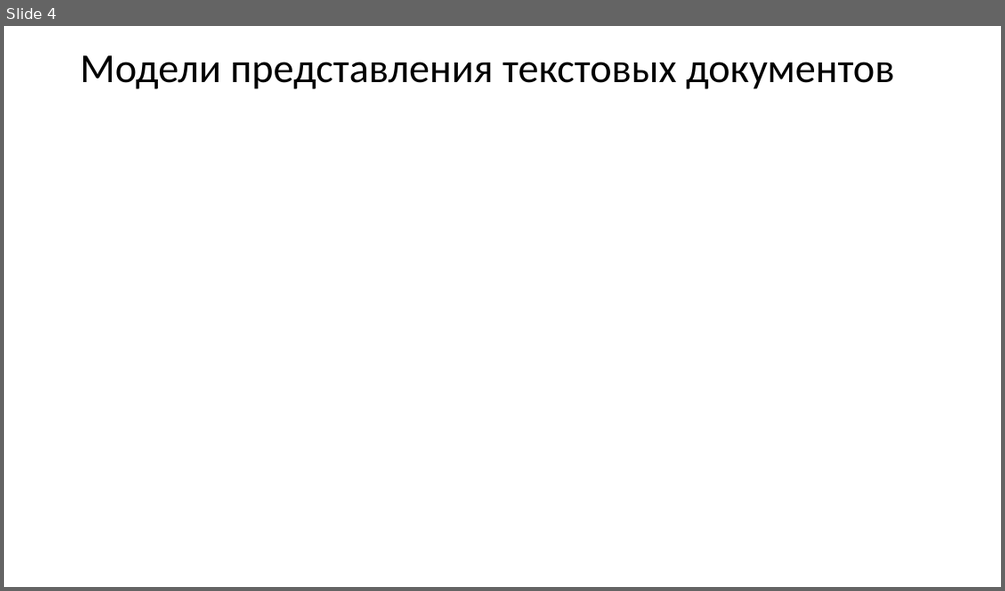
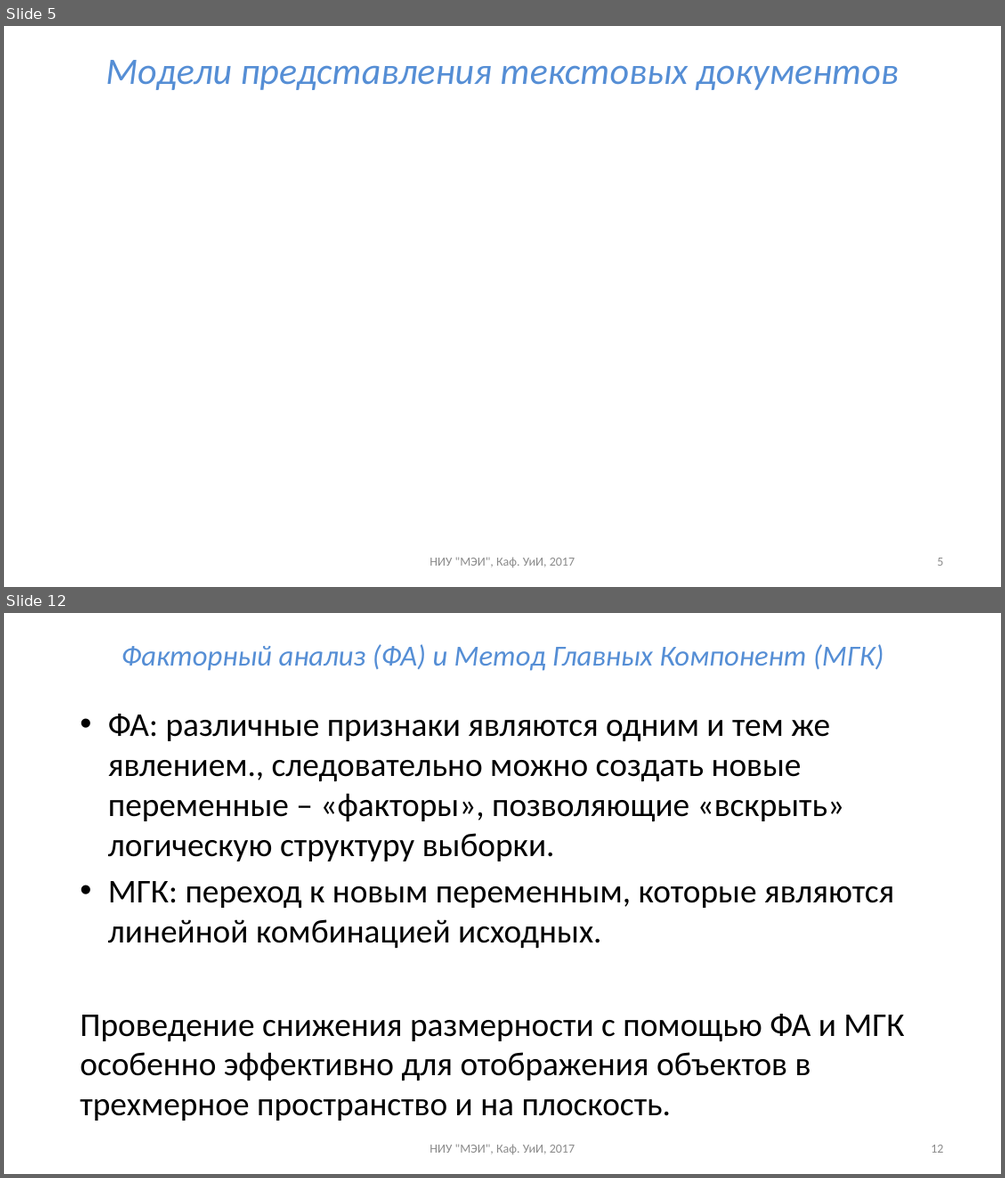
Before and after one commit to uii-mpei/uii-mpei.github.io, a slide deck: study/courses/iis/IIS_lec_2.pptx. Shown one above the other, each under a label of ours: slide 4 before the commit, slides 5 and 12 after it; the slides between them are not shown. The pictures are 1005x591 and 1005x1178 pixels, drawn with LibreOffice and Linux fonts; fonts in the diff are those of the drawing; grey boxes stand for pictures. Boxes give left, top, right and bottom in pixels: in the first picture for what was removed or moved away, otherwise in the second. Text is boxed around its words. In the diff, an @@ line names an element or a change of style, - is before the commit and + after.

```diff
--- a/study/courses/iis/IIS_lec_2.pptx
+++ b/study/courses/iis/IIS_lec_2.pptx
@@ slide 12 added at bbox=[4, 613, 1001, 1174], background #FFFFFF @@
@@ title added at bbox=[121, 644, 883, 671], 28 pt, text #558ED5, italic @@
+Факторный анализ (ФА) и Метод Главных Компонент (МГК)
@@ text added at bbox=[80, 714, 904, 1120], 32 pt, text #000000 @@
+• ФА: различные признаки являются одним и тем же явлением., следовательно можно создать новые переменные – «факторы», позволяющие «вскрыть» логическую структуру выборки.
+• МГК: переход к новым переменным, которые являются линейной комбинацией исходных.
+Проведение снижения размерности с помощью ФА и МГК особенно эффективно для отображения объектов в трехмерное пространство и на плоскость.
@@ text added at bbox=[429, 1143, 574, 1154], 12 pt, text #8C8C8C @@
+НИУ "МЭИ", Каф. УиИ, 2017
@@ page number added at bbox=[930, 1144, 943, 1152], 12 pt, text #8C8C8C @@
+12
@@ what was slide 4 is now slide 5 @@
@@ slide 5 changed as well @@
@@ title "Модели представления текстовых документов" at bbox=[105, 60, 898, 90]: size 39.6 to 36 pt, text colour #000000 to #558ED5, italic on; alignment left to centre; line spacing 0.9 to 1 @@
@@ text added at bbox=[429, 556, 574, 567], 12 pt, text #8C8C8C @@
+НИУ "МЭИ", Каф. УиИ, 2017
@@ page number added at bbox=[937, 557, 943, 565], 12 pt, text #8C8C8C @@
+5
```
Also in this commit, not shown: 3 other slides changed, 18 other slides added, 2 other files.
